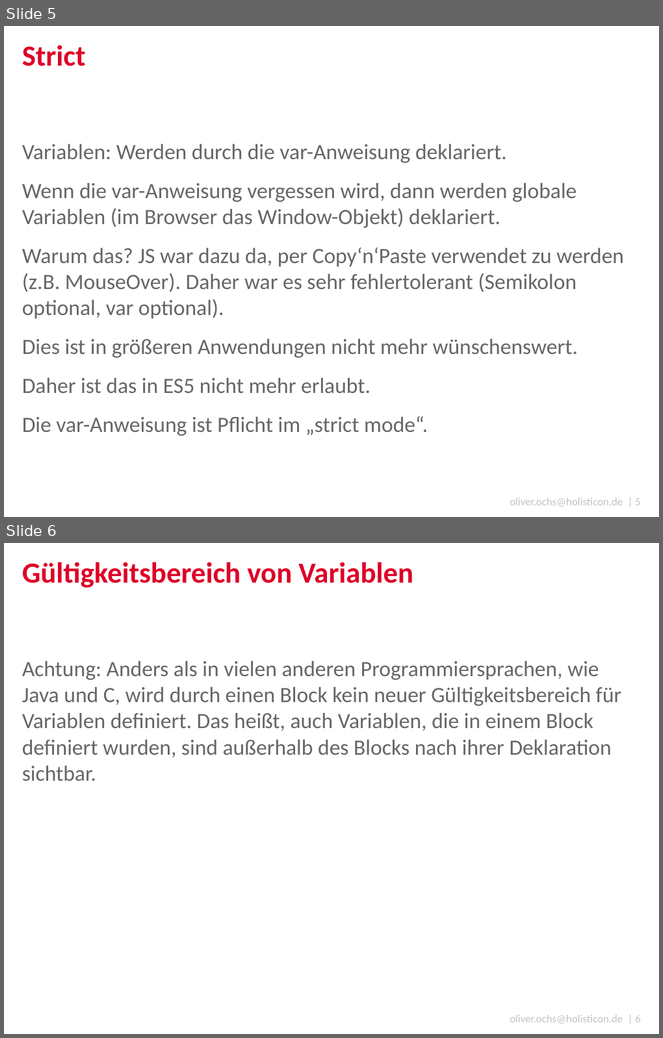
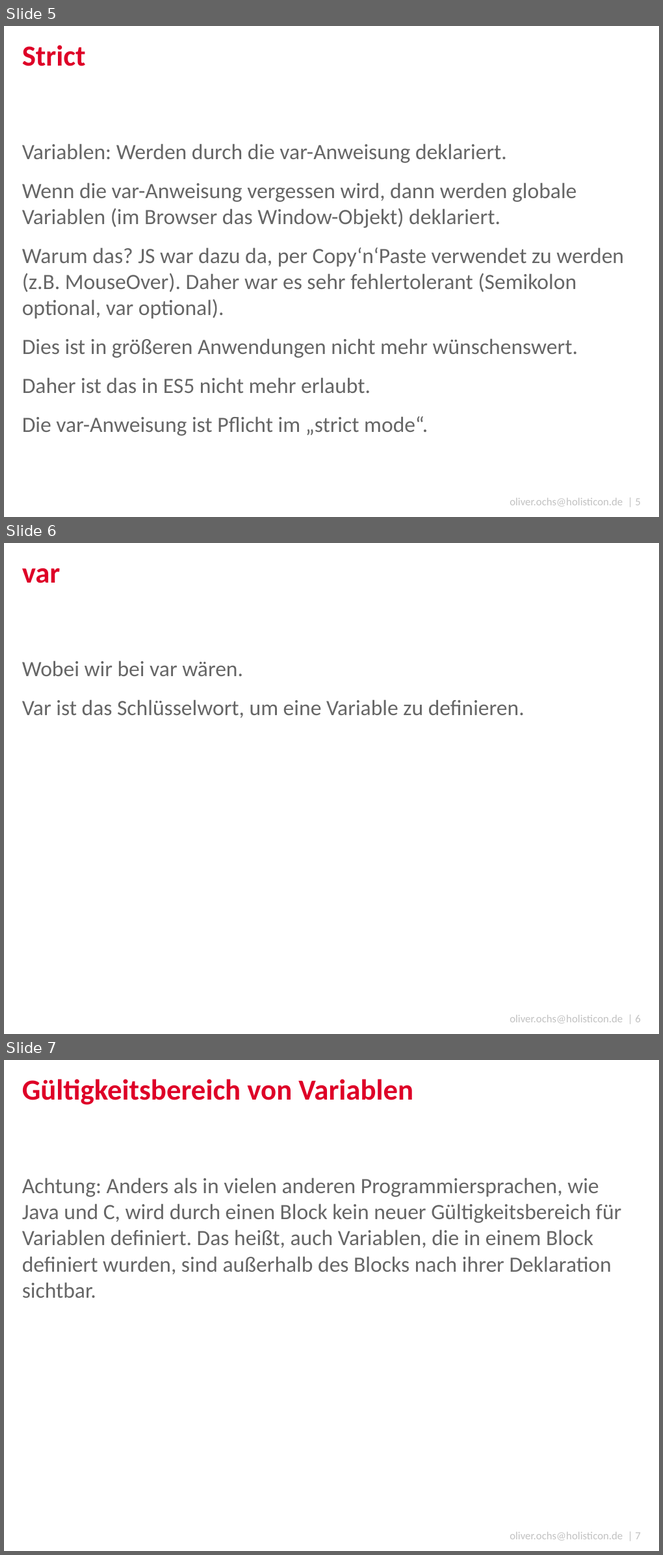
Before and after one commit to DJCordhose/serious-javascript, a slide deck: coding-sessions/code_talks.pptx. Shown one above the other, each under a label of ours: slides 5 and 6 before the commit, slides 5, 6 and 7 after it. The pictures are 663x1038 and 663x1555 pixels, drawn with LibreOffice and Linux fonts; fonts in the diff are those of the drawing; background and template pictures are left out. Boxes give left, top, right and bottom in pixels: in the first picture for what was removed or moved away, otherwise in the second. Text is boxed around its words. In the diff, an @@ line names an element or a change of style, - is before the commit and + after.

Commit message:
var

```diff
--- a/coding-sessions/code_talks.pptx
+++ b/coding-sessions/code_talks.pptx
@@ slide 6 added at (4, 543, 659, 1034), background #FFFFFF; not listed: 1 template element that a slide beside it also shows @@
@@ title added at (22, 568, 61, 583), 32 pt, text #DE0027, bold @@
+var
@@ text added at (22, 661, 525, 718), 24 pt, text #666666 @@
+Wobei wir bei var wären.
+Var ist das Schlüsselwort, um eine Variable zu definieren.
@@ what was slide 6 is now slide 7 @@
@@ text at (510, 1532, 640, 1541): text changed @@
-oliver.ochs@holisticon.de | 6
+oliver.ochs@holisticon.de | 7
```
